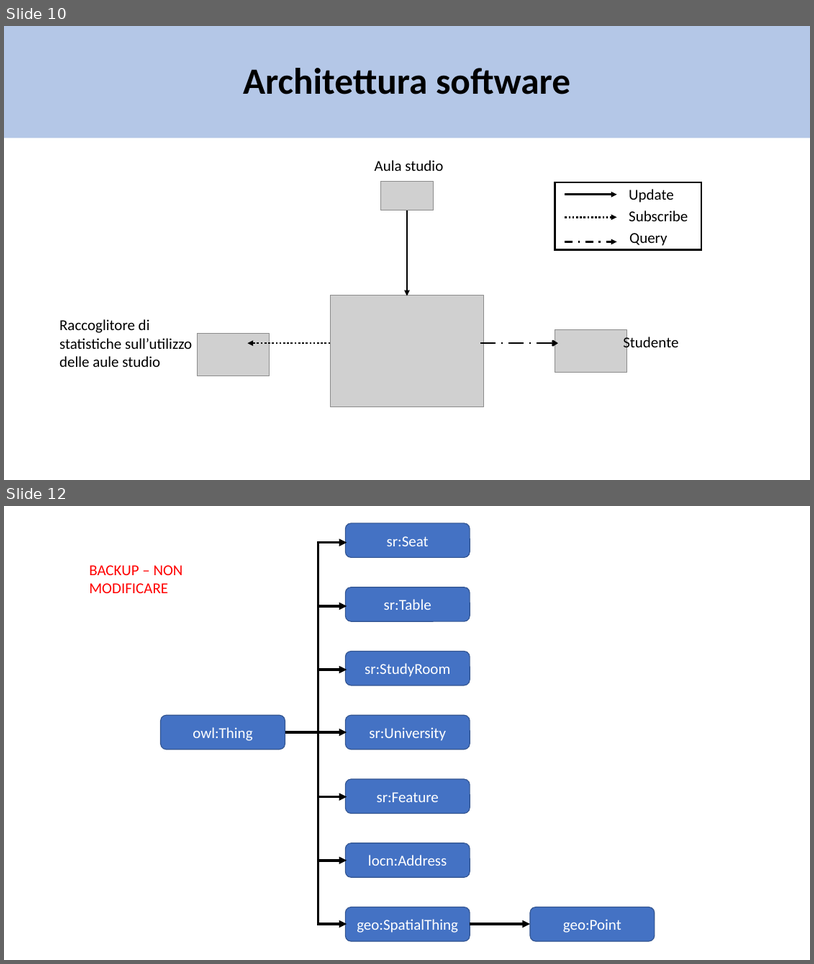
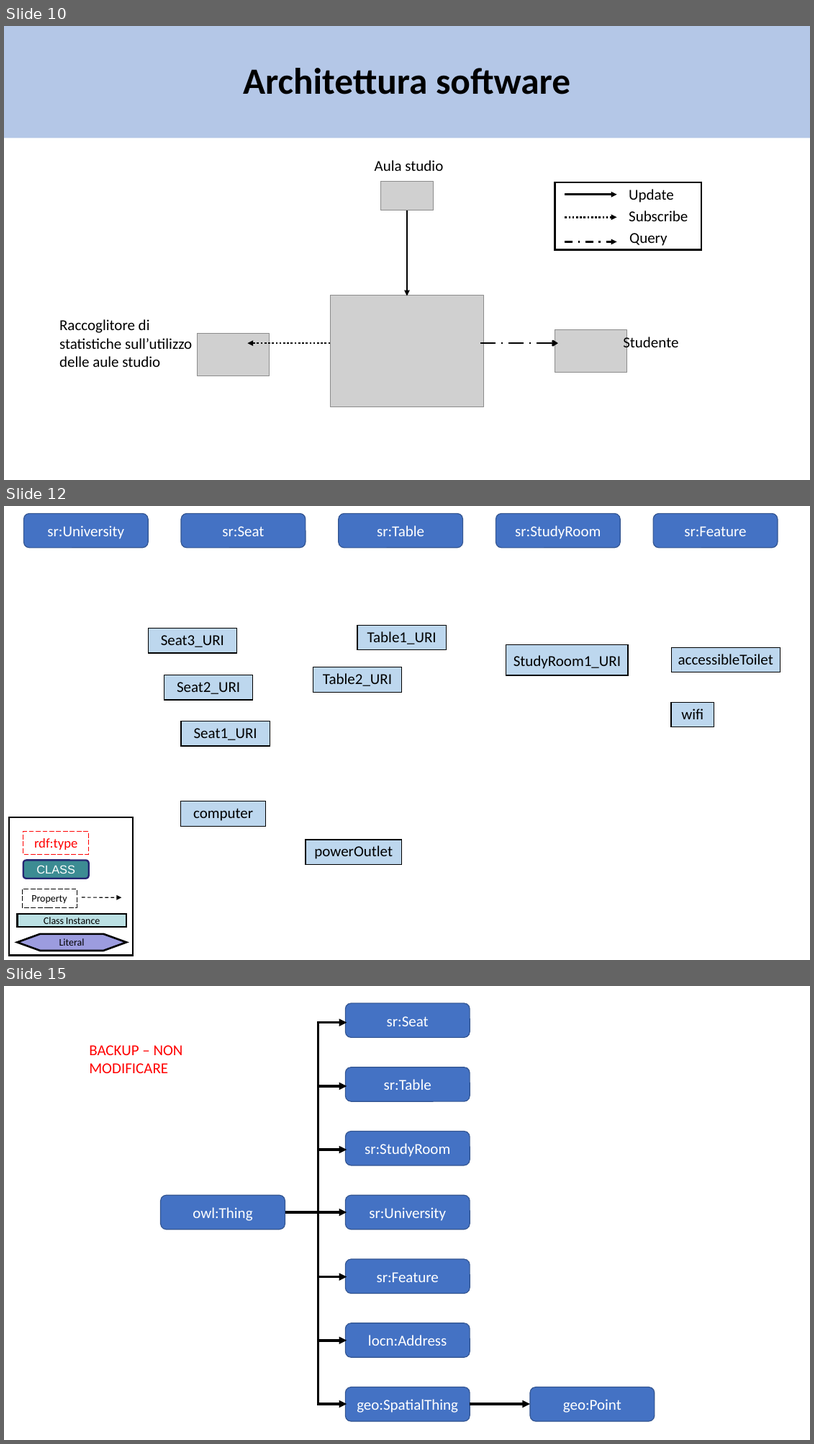
Before and after one commit to matte21/CalcM, a slide deck: ontologia.pptx. Shown one above the other, each under a label of ours: slides 10 and 12 before the commit, slides 10, 12 and 15 after it; the slides between them are not shown. The pictures are 814x964 and 814x1444 pixels, drawn with LibreOffice and Linux fonts; fonts in the diff are those of the drawing; grey boxes stand for pictures. Boxes give left, top, right and bottom in pixels: in the first picture for what was removed or moved away, otherwise in the second. Text is boxed around its words. In the diff, an @@ line names an element or a change of style, - is before the commit and + after.

```diff
--- a/ontologia.pptx
+++ b/ontologia.pptx
@@ slide 12 added at <box>4,506,810,960</box>, background #FFFFFF @@
@@ rounded rectangle added at <box>24,513,149,548</box>, fill #4472C4, outline #325491 1 pt, 18 pt, text #FFFFFF @@
+sr:University
@@ rounded rectangle added at <box>181,513,306,548</box>, fill #4472C4, outline #325491 1 pt, 18 pt, text #FFFFFF @@
+sr:Seat
@@ rounded rectangle added at <box>339,513,463,548</box>, fill #4472C4, outline #325491 1 pt, 18 pt, text #FFFFFF @@
+sr:Table
@@ rounded rectangle added at <box>496,513,621,548</box>, fill #4472C4, outline #325491 1 pt, 18 pt, text #FFFFFF @@
+sr:StudyRoom
@@ rounded rectangle added at <box>653,513,778,548</box>, fill #4472C4, outline #325491 1 pt, 18 pt, text #FFFFFF @@
+sr:Feature
@@ rectangle added at <box>148,628,237,653</box>, fill #BDD7EE, outline #000000 1 pt, 18 pt, text #000000 @@
+Seat3_URI
@@ text added at <box>358,626,447,650</box>, fill #BDD7EE, outline #000000 1 pt, 18 pt, text #000000 @@
+Table1_URI
@@ rectangle added at <box>507,644,628,675</box>, fill #BDD7EE, outline #000000 1 pt, 18 pt, text #000000 @@
+StudyRoom1_URI
@@ rectangle added at <box>672,648,781,672</box>, fill #BDD7EE, outline #000000 1 pt, 18 pt, text #000000 @@
+accessibleToilet
@@ rectangle added at <box>165,674,253,700</box>, fill #BDD7EE, outline #000000 1 pt, 18 pt, text #000000 @@
+Seat2_URI
@@ rectangle added at <box>313,667,402,692</box>, fill #BDD7EE, outline #000000 1 pt, 18 pt, text #000000 @@
+Table2_URI
@@ rectangle added at <box>181,721,270,746</box>, fill #BDD7EE, outline #000000 1 pt, 18 pt, text #000000 @@
+Seat1_URI
@@ rectangle added at <box>672,702,715,727</box>, fill #BDD7EE, outline #000000 1 pt, 18 pt, text #000000 @@
+wifi
@@ rectangle added at <box>181,801,266,826</box>, fill #BDD7EE, outline #000000 1 pt, 18 pt, text #000000 @@
+computer
@@ rectangle added at <box>306,839,402,864</box>, fill #BDD7EE, outline #000000 1 pt, 18 pt, text #000000 @@
+powerOutlet
@@ group added at <box>9,817,133,955</box>: 4 rectangles, 1 hexagon, 1 arrow, 1 rounded rectangle @@
+Class Instance
+Property
+Literal
+rdf:type
+CLASS
@@ what was slide 12 is now slide 15 @@
```
Also in this commit, not shown: 2 slides changed, 1 other slide added.
